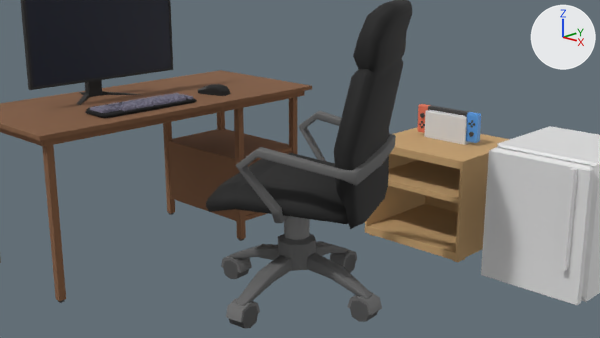
A saved change to the Blender file assets/lowgameroom.blend.
The view is the same before and after, from the file's camera 'Camera'. The axes (+X, +Y, +Z) are drawn at upper right. The lights are the same throughout.

In view in the first picture: 'Alusta_Material.001_0', 'Cabinet', 'ChairTop', 'ComputerChair', 'Cube_0', 'Monitor', 'MonitorScreen', 'SwitchKit', 'desk5_BlackWood_0'.
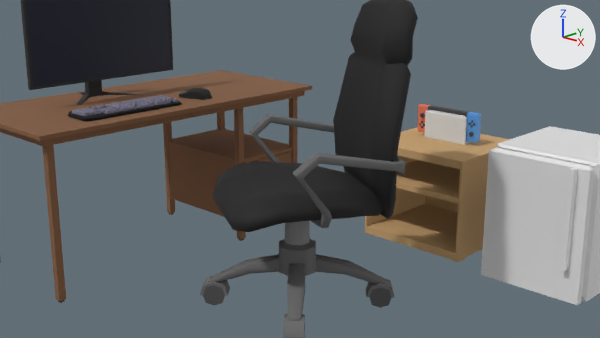
ob_mouse is not drawn itself; it is the parent of ob_object_2, ob_object_3, ob_object_4_001, ob_object_5, ob_object_6_001.
ob_keyboard is not drawn itself; it is the parent of ob_del, ob_x, ob_1_____2_____3, ob_4_____5_____6, ob_7_____8_____9, ob_del_____end_____pd, ob_f1___f4, ob_f5___f8.

Changed parts and their boxes [x1, y1, x2, y2] in the pictures (600 x 338 px):
'ChairTop', turned
    before: [206, 0, 412, 240]
    after: [213, 0, 418, 245]
'ComputerChair', turned
    before: [221, 233, 382, 328]
    after: [200, 239, 395, 338]
'Alusta_Material.001_0', moved
    before: [86, 98, 197, 118]
    after: [68, 101, 182, 121]
'Object_2', moved
    before: [198, 84, 230, 96]
    after: [179, 88, 212, 100]
'( NL ) ( / ) ( * ) ( - )_Material.002_0', moved
    before: [100, 107, 118, 113]
    after: [82, 110, 101, 116]
'( F9 - f12 )_Material.002_0', moved
    before: [136, 103, 153, 109]
    after: [119, 106, 137, 111]
'Numerot ( 1 - 9 + 0 )_Material.002_0', moved
    before: [140, 95, 189, 104]
    after: [125, 98, 174, 107]
'( F5 - f8 )_Material.002_0', moved
    before: [153, 100, 170, 105]
    after: [137, 102, 154, 108]
'( F1 - F4 )_Material.002_0', moved
    before: [170, 97, 186, 103]
    after: [154, 100, 171, 105]
'( PS ) ( SL ) ( PB )_Material.002_0', moved
    before: [122, 106, 136, 111]
    after: [105, 109, 119, 114]
'Cube.005_Material.002_0', moved
    before: [134, 95, 179, 103]
    after: [118, 97, 163, 106]
'Cube.002_Material.002_0', moved
    before: [137, 95, 181, 103]
    after: [120, 98, 166, 106]
'Cube.008_Material.002_0', moved
    before: [137, 94, 177, 101]
    after: [119, 97, 160, 104]
'SPACE_Material.002_0', moved
    before: [138, 95, 162, 100]
    after: [121, 98, 148, 103]
'( LEFT ) ( DOWN ) ( RIGHT )_Material.002_0', moved
    before: [108, 102, 121, 107]
    after: [91, 105, 104, 110]
'( INS ) ( HOME ) ( PU )_Material.002_0', moved
    before: [118, 105, 132, 110]
    after: [101, 108, 115, 113]
'( + )_Material.002_0', moved
    before: [95, 108, 103, 112]
    after: [77, 111, 84, 115]
'ENTER OIKEA_Material.002_0', moved
    before: [127, 102, 138, 106]
    after: [110, 105, 120, 109]
'ENTER_Material.002_0', moved
    before: [90, 107, 96, 111]
    after: [72, 110, 79, 114]
'Object_4.001', moved
    before: [198, 86, 207, 91]
    after: [179, 89, 189, 94]
'( DEL ) ( END ) ( PD )_Material.002_0', moved
    before: [116, 104, 128, 109]
    after: [99, 107, 112, 112]
'( 7 ) ( 8 ) ( 9 )_Material.002_0', moved
    before: [102, 107, 115, 110]
    after: [84, 109, 96, 113]
'ESC_Material.002_0', moved
    before: [188, 96, 193, 99]
    after: [173, 98, 178, 102]
'BACKPACE_Material.002_0', moved
    before: [133, 103, 141, 107]
    after: [116, 106, 125, 110]
'RIGHT SHIFT_Material.002_0', moved
    before: [124, 101, 137, 105]
    after: [108, 104, 118, 107]
'( 4 ) ( 5 ) ( 6 )_Material.002_0', moved
    before: [100, 106, 112, 109]
    after: [83, 109, 95, 112]
'( 1 ) ( 2 ) ( 3 )_Material.002_0', moved (not visible before)
    after: [79, 108, 92, 111]
'( UP )_Material.002_0', moved
    before: [114, 104, 120, 107]
    after: [97, 106, 103, 110]
'OIKEA CTRL_Material.002_0', moved (not visible before)
    after: [105, 104, 111, 108]

The change, as a list of edits to the scene's bpy script:
```text
Change ob_mouse:
    ob_mouse.location: (-0.807, 0.181, 0.945) -> (-0.793, 0.0242, 0.945)
Change ob_keyboard:
    ob_keyboard.location: (-0.777, -0.244, 0.945) -> (-0.781, -0.352, 0.945)
Change ob_computerchair:
    ob_computerchair.rotation_euler: (0.0, 0.0, -1.145) -> (0.0, 0.0, -0.516)  # degrees (0, 0, -66) -> degrees (0, 0, -30)
```
